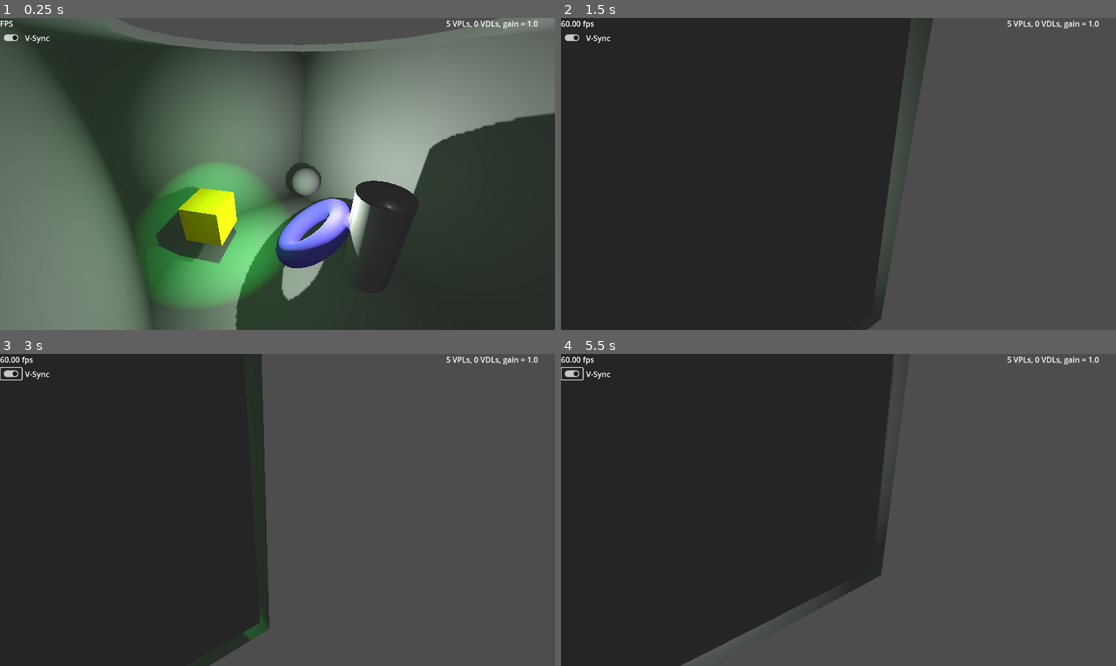
Above: before the commit, frames 1-4 (two rows, left to right).
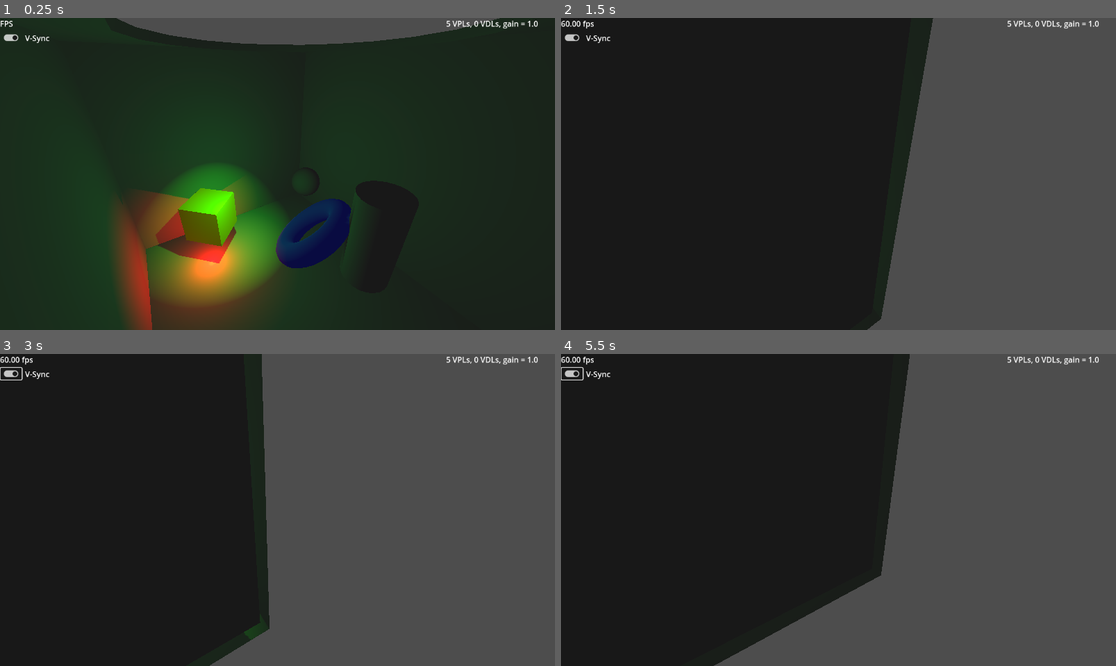
Above: after the commit, the same moments.

Repository: GregPickering/O1S_FauxGI
Game: Godot game, scene res://Scenes/scene_3d.tscn
Two runs of this game, one before a commit and one after it. Both use one fixed random seed, a clock stepped at 60 frames per second and the inputs below.
Inputs (mouse positions are in pixels of both pictures, inside the frame that each line leads up to):
- Up to frame 1 (0.25 s): no input
- Up to frame 2 (1.5 s): tap Enter at 0.5 s; move the mouse to (960, 158) at 0.52 s; hold D 0.53-1.25 s; tap Q at 0.6 s; click (960, 158) at 0.67 s; drag from (727, 189) to (810, 236) at 1.27 s
- Up to frame 3 (3 s): click (11, 372) at 2 s; tap Space at 2.75 s; move the mouse to (333, 441) at 2.77 s; hold D from 2.78 s (still down); tap Q at 2.85 s
- Up to frame 4 (5.5 s): release D at 3.5 s; drag from (810, 572) to (672, 463) at 3.52 s; move the mouse to (1005, 556) at 4.27 s; hold A 4.28-5 s; tap Q at 4.35 s; drag from (672, 463) to (755, 432) at 5.02 s

The runs differ from the first frame. In frame 1, 62% of the frame differs, in the area x 0-100%, y 0-100%; in frame 2, 2.3%; in frame 3, 0.1%; in frame 4, 2.5%.

Commit message:
Showing raycasts are now color coded by hit/miss
Showing raycasts are now color coded by hit/miss

Diff:
--- a/O1S_FauxGI/faux_gi.gd
+++ b/O1S_FauxGI/faux_gi.gd
@@ -112,7 +112,8 @@
 enum ray_storage { energy, pos, norm, rad, color, dist_frac }
 
 # debug raycasts
-var raycast_ends : PackedVector3Array = []
+var raycast_hits : PackedVector3Array = []
+var raycast_misses : PackedVector3Array = []
 @onready var draw_rays : ImmediateMesh = $RaycastDebug.mesh
 
 # I need to raycast, which happens here in the physics process
@@ -121,7 +122,8 @@
 	active_VDLs = 0
 	allocate_VPLs( max_points )
 	allocate_VDLs( max_directionals )
-	raycast_ends.clear()
+	raycast_hits.clear()
+	raycast_misses.clear()
 	if bounce_gain >= 0.01:
 		light_dir_grid.clear()
 		if dir_NxN > 0:
@@ -189,12 +191,19 @@
 		light_data.clear()
 	# done with raycasts
 	draw_rays.clear_surfaces()
-	if show_raycasts and not raycast_ends.is_empty():
-		draw_rays.surface_begin( Mesh.PRIMITIVE_LINES )
-		draw_rays.surface_set_color( Color.WHITE )
-		for rce in raycast_ends:
-			draw_rays.surface_add_vertex( rce )
-		draw_rays.surface_end()
+	if show_raycasts:
+		if not raycast_hits.is_empty():
+			draw_rays.surface_begin( Mesh.PRIMITIVE_LINES )
+			for rce in raycast_hits:
+				draw_rays.surface_add_vertex( rce )
+			draw_rays.surface_set_color( Color.WHITE )
+			draw_rays.surface_end()
+		if not raycast_misses.is_empty():
+			draw_rays.surface_begin( Mesh.PRIMITIVE_LINES )
+			for rce in raycast_misses:
+				draw_rays.surface_add_vertex( rce )
+			draw_rays.surface_set_color( Color.BLACK )
+			draw_rays.surface_end()
 	# deactivate any VPLs that need it
 	if active_VPLs < last_active_VPLs:
 		for idx in range( active_VPLs, last_active_VPLs ):
@@ -228,11 +237,12 @@
 	var res_ray := space_state.intersect_ray( query )
 	# draw it?
 	if show_raycasts:
-		raycast_ends.push_back( to_local( from ) )
 		if res_ray:
-			raycast_ends.push_back( to_local( res_ray.position ) )
+			raycast_hits.push_back( to_local( from ) )
+			raycast_hits.push_back( to_local( res_ray.position ) )
 		else:
-			raycast_ends.push_back( to_local( to ) )
+			raycast_misses.push_back( to_local( from ) )
+			raycast_misses.push_back( to_local( to ) )
 	return res_ray
 
 func process_ray( from : Vector3, to : Vector3 ) -> Dictionary:
--- a/O1S_FauxGI/faux_gi.tscn
+++ b/O1S_FauxGI/faux_gi.tscn
@@ -1,6 +1,10 @@
-[gd_scene load_steps=3 format=3 uid="uid://b3vmtf81ju271"]
+[gd_scene load_steps=4 format=3 uid="uid://b3vmtf81ju271"]
 
 [ext_resource type="Script" uid="uid://oosew8x85qnq" path="res://O1S_FauxGI/faux_gi.gd" id="1_kxh3g"]
+
+[sub_resource type="StandardMaterial3D" id="StandardMaterial3D_gpxcq"]
+shading_mode = 0
+vertex_color_use_as_albedo = true
 
 [sub_resource type="ImmediateMesh" id="ImmediateMesh_gpxcq"]
 
@@ -8,5 +12,7 @@
 script = ExtResource("1_kxh3g")
 
 [node name="RaycastDebug" type="MeshInstance3D" parent="."]
+material_override = SubResource("StandardMaterial3D_gpxcq")
 cast_shadow = 0
+ignore_occlusion_culling = true
 mesh = SubResource("ImmediateMesh_gpxcq")
--- a/Scenes/scene_3d.tscn
+++ b/Scenes/scene_3d.tscn
@@ -8,6 +8,8 @@
 [ext_resource type="Script" uid="uid://bu0i1okglx0ic" path="res://Scripts/faux_gi_status_label.gd" id="6_bn1vk"]
 
 [sub_resource type="Environment" id="Environment_q5cge"]
+tonemap_mode = 3
+volumetric_fog_density = 0.271
 
 [sub_resource type="StandardMaterial3D" id="StandardMaterial3D_bshdy"]
 albedo_color = Color(0.428036, 0.395602, 0.919279, 1)
@@ -68,7 +70,7 @@
 metadata/_edit_group_ = true
 
 [node name="SpinSpot" type="Node3D" parent="."]
-transform = Transform3D(-0.979568, 0, 0.201114, 0, 1, 0, -0.201114, 0, -0.979568, 0, 0, 0)
+transform = Transform3D(-0.168192, 0, -0.985754, 0, 1, 0, 0.985754, 0, -0.168192, 0, 0, 0)
 script = ExtResource("3_ok1gl")
 
 [node name="SpotLight3D" type="SpotLight3D" parent="SpinSpot"]
@@ -81,13 +83,14 @@
 
 [node name="OmniLight3D" type="OmniLight3D" parent="SpinSpot"]
 transform = Transform3D(-0.128348, 0, -0.991729, 0, 1, 0, 0.991729, 0, -0.128348, -0.711475, 1.74288, -0.629222)
+visible = false
 light_energy = 1.5
 shadow_enabled = true
 
 [node name="SpinDir" type="Node3D" parent="."]
-transform = Transform3D(-0.848564, 0, -0.529094, 0, 1, 0, 0.529094, 0, -0.848564, 0, 0, 0)
+transform = Transform3D(-0.617899, 0, 0.786258, 0, 1, 0, -0.786258, 0, -0.617899, 0, 0, 0)
 script = ExtResource("3_ok1gl")
-speed = -0.365
+speed = -0.3
 
 [node name="DirectionalLight3D" type="DirectionalLight3D" parent="SpinDir"]
 transform = Transform3D(0.982008, -0.188398, 0.0128751, 0.0752052, 0.452719, 0.888476, -0.173216, -0.871523, 0.458742, 0, 2, 0)
@@ -101,7 +104,6 @@
 
 [node name="OmniLight3D" type="OmniLight3D" parent="SpinDir"]
 transform = Transform3D(-0.859002, 0, 0.511972, 0, 1, 0, -0.511972, 0, -0.859002, 2.056, -0.52, -0.521)
-visible = false
 light_color = Color(1, 0, 0, 1)
 shadow_enabled = true
 omni_range = 3.0
